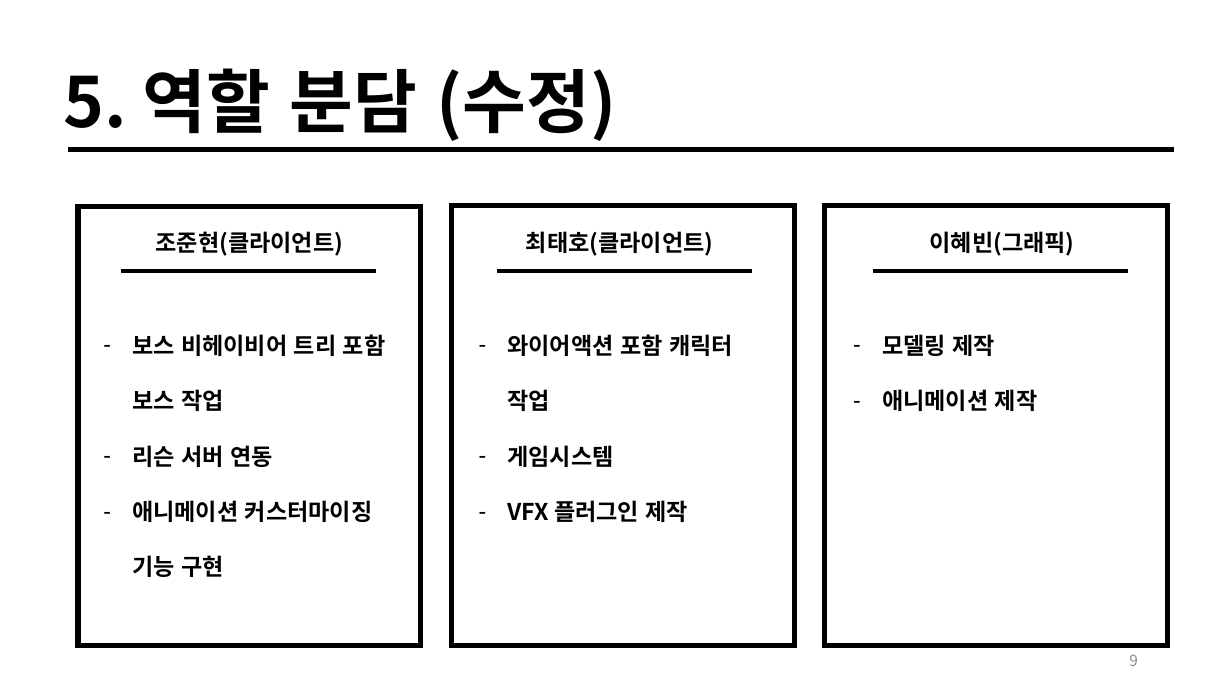
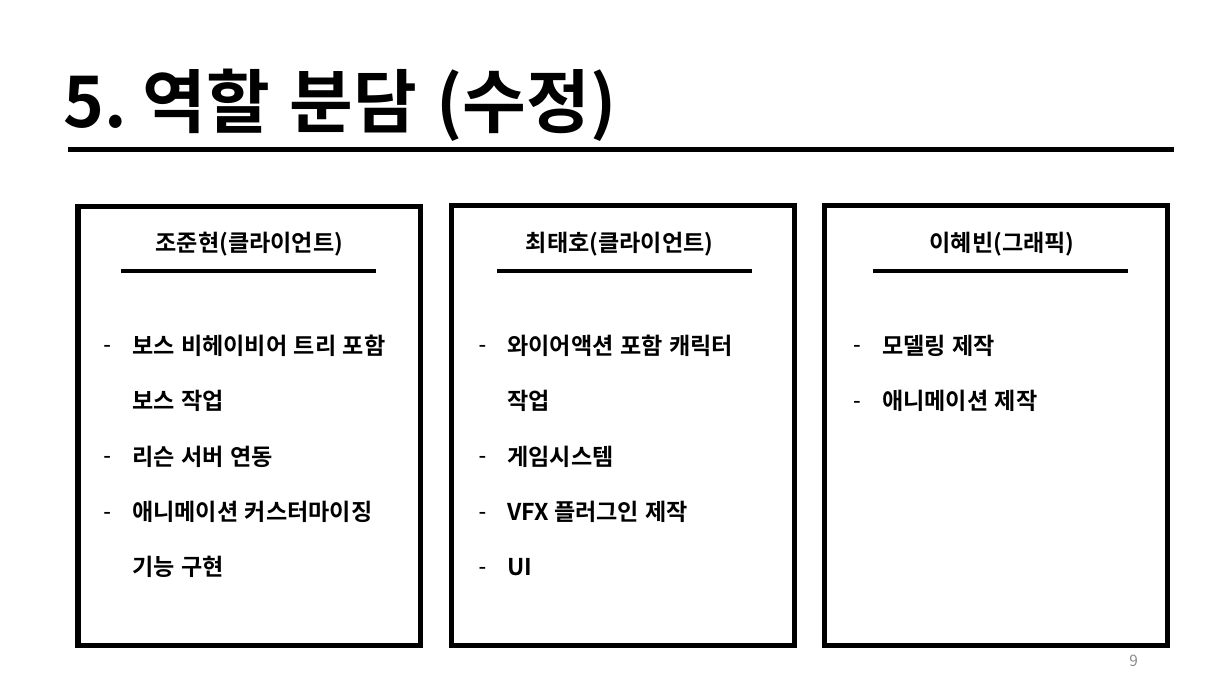
Before and after one commit to taeho-choi/wire-hunter, a slide deck: slide 9 of 문서/기획/중간발표자료.pptx. Drawn at 1232x693 pixels with LibreOffice and Linux fonts; fonts in the diff are those of the drawing. Boxes give left, top, right and bottom in pixels: in the first picture for what was removed or moved away, otherwise in the second. Text is boxed around its words. In the diff, an @@ line names an element or a change of style, - is before the commit and + after.

```diff
--- a/문서/기획/중간발표자료.pptx
+++ b/문서/기획/중간발표자료.pptx
@@ text at (x1=507, y1=558, x2=532, y2=576): paragraph added @@
+– UI
```
Also in this commit, not shown: 4 other slides changed, 1 slide added, 59 other files.
